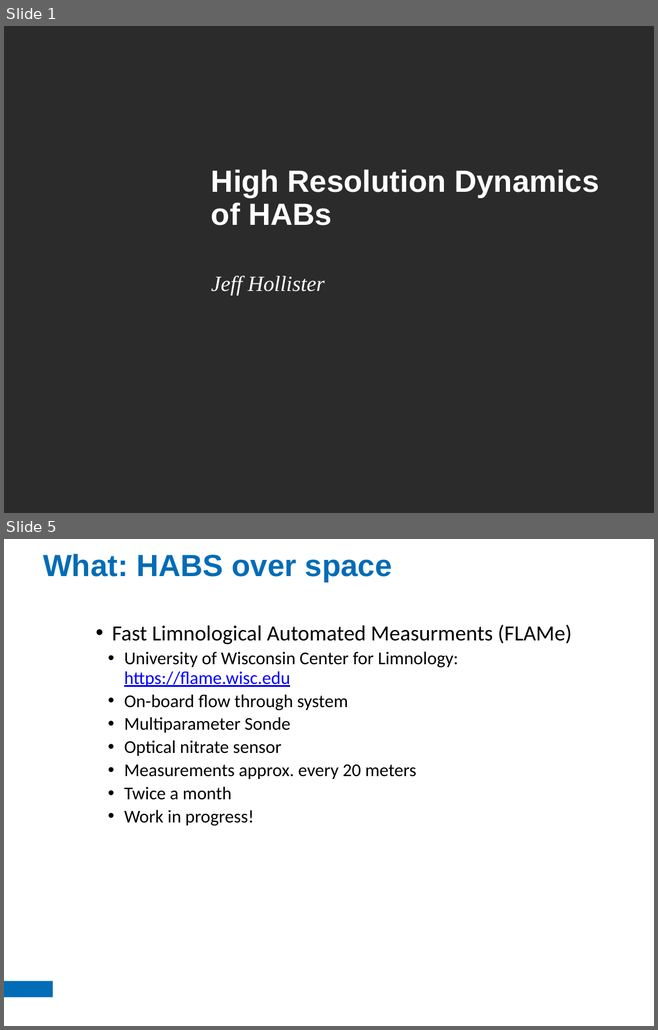
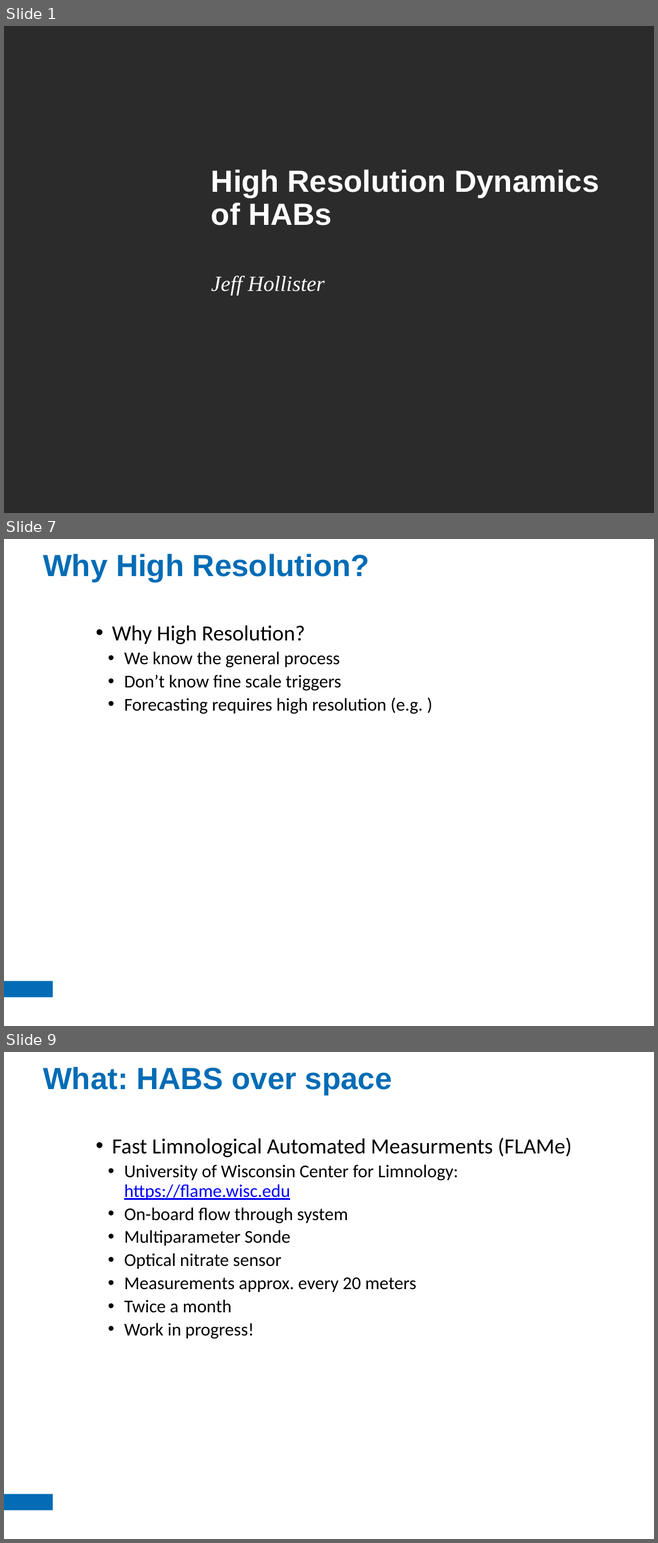
Before and after one commit to jhollist/high_res_cyano, a slide deck: presentations/sdr_partners_present.pptx. Shown one above the other, each under a label of ours: slides 1 and 5 before the commit, slides 1, 7 and 9 after it; the slides between them are not shown. The pictures are 658x1030 and 658x1543 pixels, drawn with LibreOffice and Linux fonts; fonts in the diff are those of the drawing; background and template pictures are left out; a plain dark background stands for a picture behind light text. Boxes give left, top, right and bottom in pixels: in the first picture for what was removed or moved away, otherwise in the second. Text is boxed around its words. In the diff, an @@ line names an element or a change of style, - is before the commit and + after.

```diff
--- a/presentations/sdr_partners_present.pptx
+++ b/presentations/sdr_partners_present.pptx
@@ slide 7 added at box(4, 539, 654, 1026), background #FFFFFF; not listed: 1 template element that a slide beside it also shows @@
@@ title added at box(43, 553, 369, 583), 34 pt, text #026CB6, bold @@
+Why High Resolution?
@@ text added at box(112, 625, 423, 714), 20 pt, text #000000 @@
+  • Why High Resolution?
+    • We know the general process
+    • Don’t know fine scale triggers
+    • Forecasting requires high resolution (e.g. )
@@ what was slide 5 is now slide 9 @@
```
Also in this commit, not shown: 2 slides changed, 8 other slides added, 13 other files.
